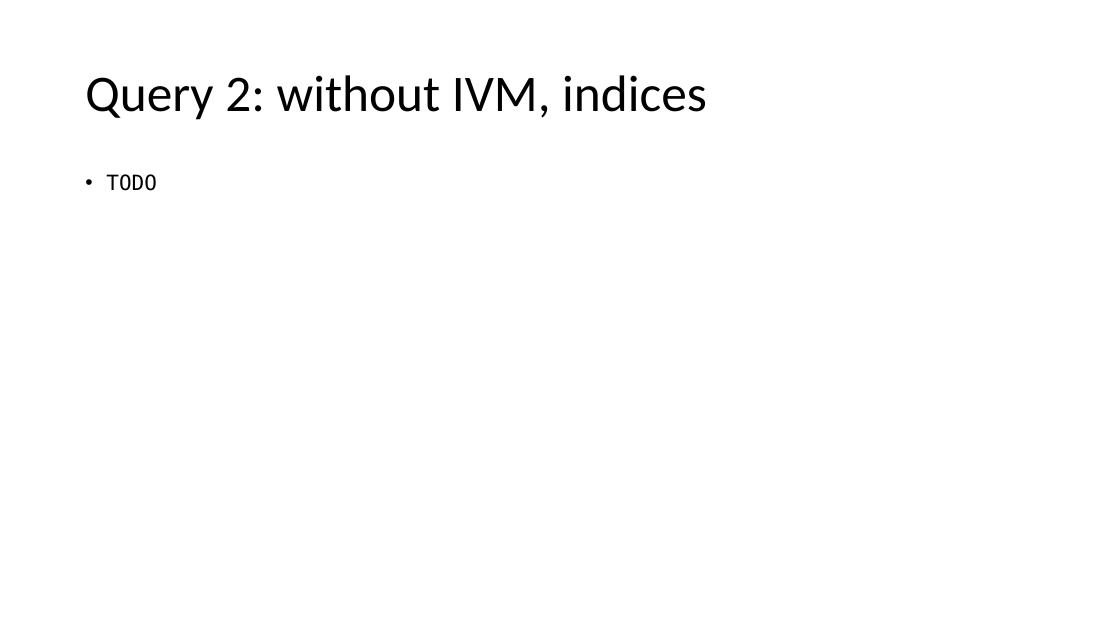
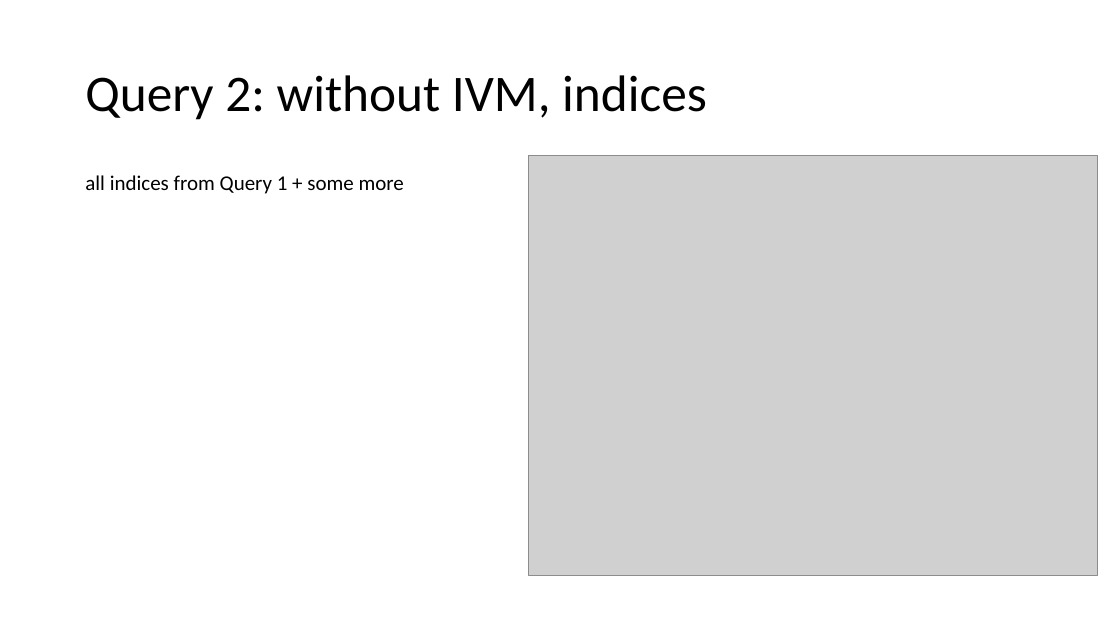
Before and after one commit to matthias-springer/cse190-database-analytics, a slide deck: slide 23 of presentation/presentation.pptx (slide 18 before the commit). Drawn at 1120x630 pixels with LibreOffice and Linux fonts; fonts in the diff are those of the drawing; grey boxes stand for pictures. Boxes give left, top, right and bottom in pixels: in the first picture for what was removed or moved away, otherwise in the second. Text is boxed around its words. In the diff, an @@ line names an element or a change of style, - is before the commit and + after.

```diff
--- a/presentation/presentation.pptx
+++ b/presentation/presentation.pptx
@@ text at <box>85,175,404,194</box>: text changed; font DejaVu Sans Mono to Calibri @@
-• TODO
+all indices from Query 1 + some more
@@ picture added at <box>528,155,1098,576</box> @@
```
Also in this commit, not shown: 15 other slides changed, 11 slides added, 2 slides removed.
